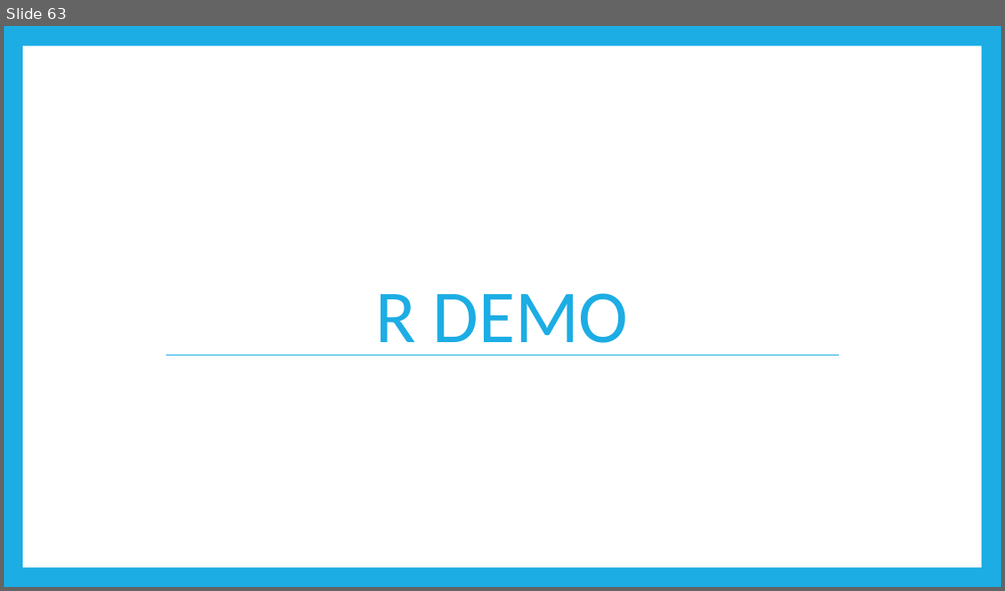
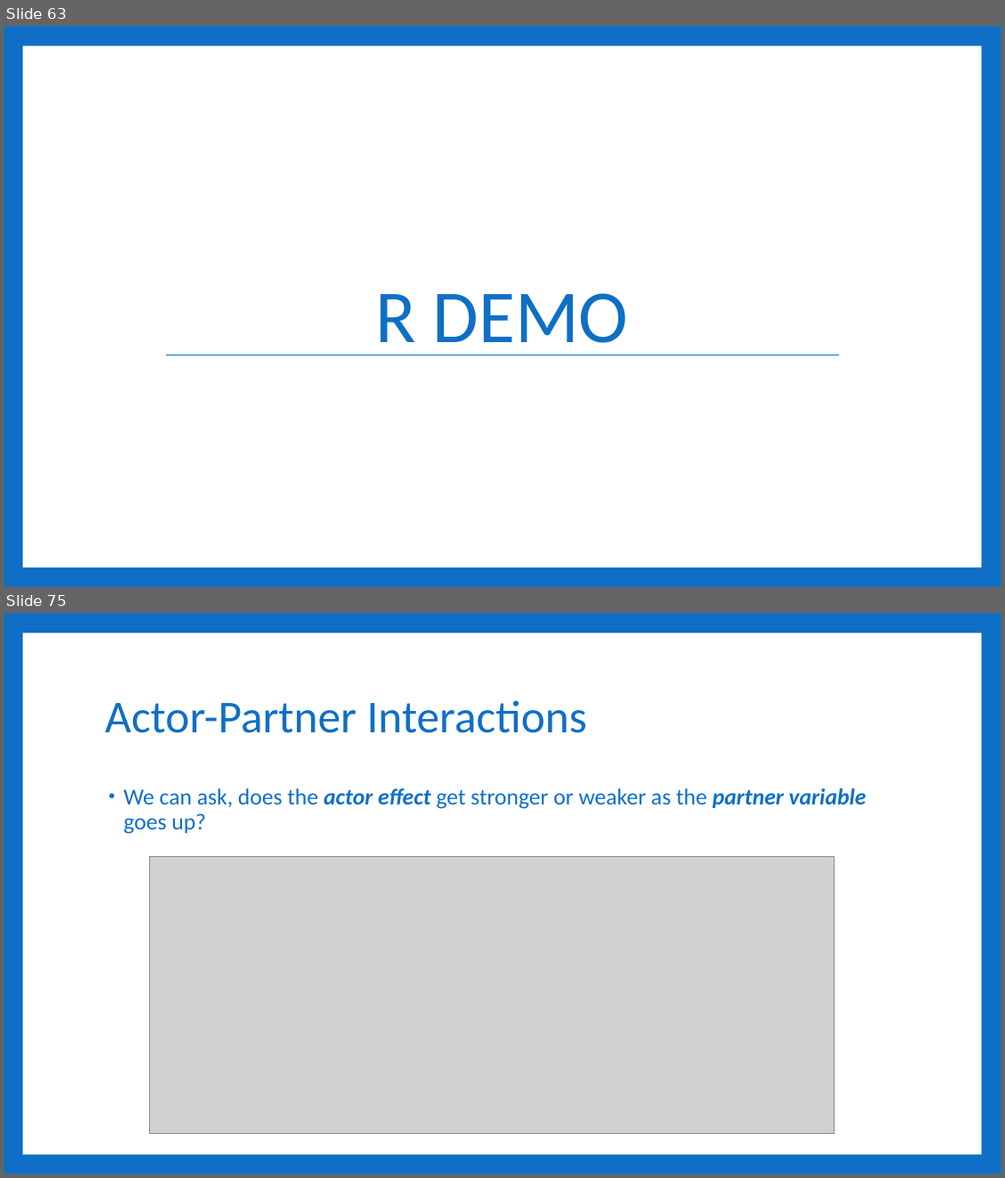
Before and after one commit to RandiLGarcia/smith-r-workshop, a slide deck: docs/Day 3 Slides.pptx. Shown one above the other, each under a label of ours: slide 63 before the commit, slides 63 and 75 after it; the slides between them are not shown. The pictures are 1005x591 and 1005x1178 pixels, drawn with LibreOffice and Linux fonts; fonts in the diff are those of the drawing; grey boxes stand for pictures. Boxes give left, top, right and bottom in pixels: in the first picture for what was removed or moved away, otherwise in the second. Text is boxed around its words. In the diff, an @@ line names an element or a change of style, - is before the commit and + after.

```diff
--- a/docs/Day 3 Slides.pptx
+++ b/docs/Day 3 Slides.pptx
@@ slide 75 added at box(4, 613, 1001, 1174), background #0F6FC6; not listed: 1 template element that a slide beside it also shows @@
@@ title added at box(105, 700, 587, 733), 44 pt, text #0F6FC6 @@
+Actor-Partner Interactions
@@ text added at box(123, 788, 866, 834), 22 pt, text #0F6FC6 @@
+• We can ask, does the actor effect get stronger or weaker as the partner variable goes up?
@@ picture added at box(150, 857, 834, 1133) @@
@@ slide 63 changed as well @@
@@ background #1CADE4 to #0F6FC6 @@
@@ title "R DEMO" at box(375, 293, 629, 355): text colour #1CADE4 to #0F6FC6 @@
@@ line (166, 355) - (840, 355): stroke #1CADE4 0.79 pt to #0F6FC6 0.79 pt @@
```
Also in this commit, not shown: 62 other slides changed, 59 other slides added, 4 other files.
